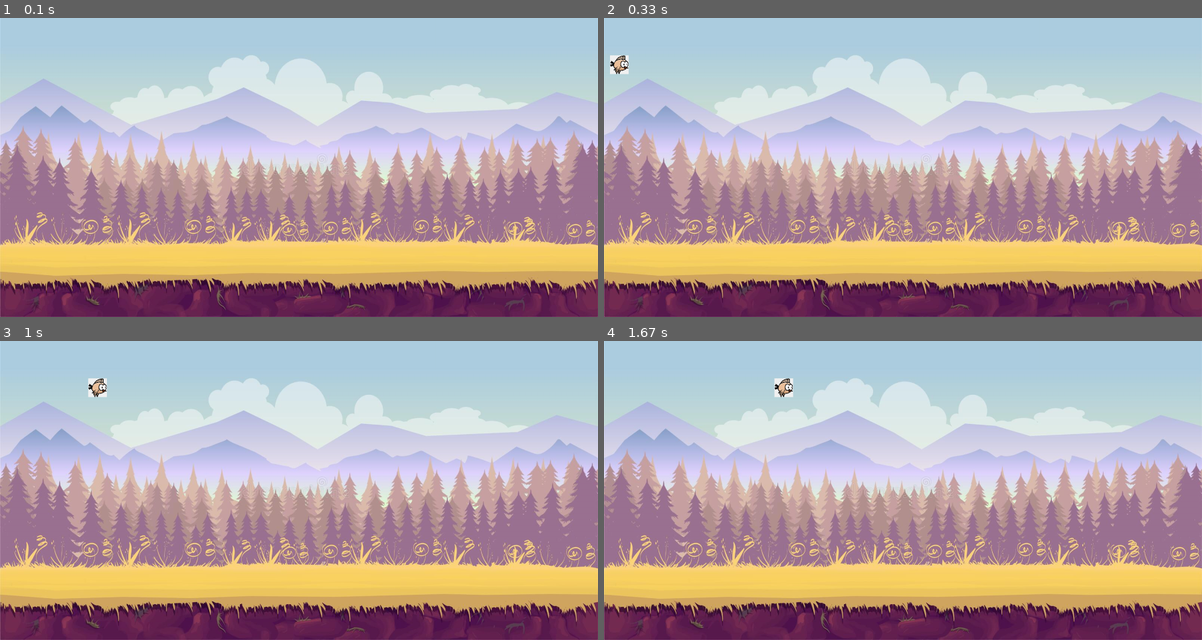
Above: before the commit, frames 1-4 (two rows, left to right).
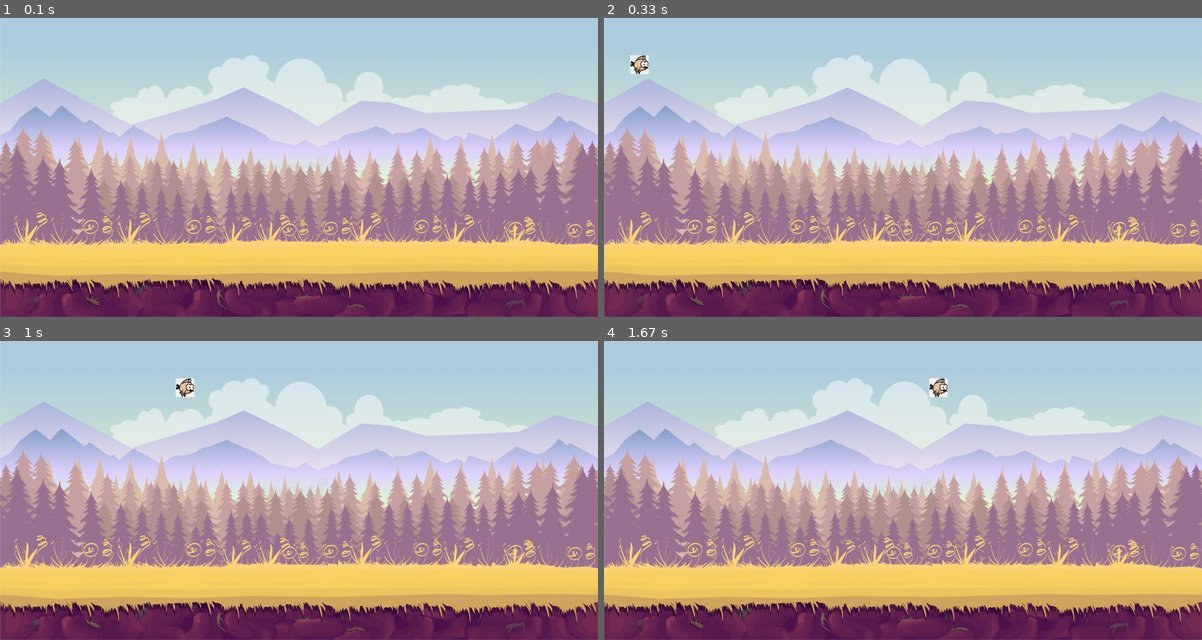
Above: after the commit, the same moments.

Repository: gus-trager/PyGame-DeSoft
Game: pygame game, started from jogo/códigos do jogo.py
The game is run twice, just before and just after one commit, with the same random seed, the same clock (stepped at 60 frames per second) and the same inputs.
Inputs:
- Up to frame 1 (0.1 s): no input
- Up to frame 2 (0.33 s): no input
- Up to frame 3 (1 s): no input
- Up to frame 4 (1.67 s): no input

Frame 1 is identical in both runs. In frame 2, 0.4% of the frame differs, in the area x 1-8%, y 12-19%; in frame 3, 0.4%; in frame 4, 0.4%, in the area x 28-58%, y 12-19%.

Commit message:
commit cria pasta de jogo

Diff:
--- a/jogo/códigos do jogo.py
+++ b/jogo/códigos do jogo.py
@@ -38,10 +38,10 @@
         self.rect.x = random.choice([0 - PASSARO_WIDTH,WINDOW_WIDTH + PASSARO_WIDTH])
         self.rect.y = (100)
         if self.rect.x == (0 - PASSARO_WIDTH):
-            self.speedx = random.randint(10,5)
+            self.speedx = random.randint(20,21)
             self.speedy = 0
         else:
-            self.speedx = random.randint(10,15)
+            self.speedx = random.randint(20,21)
             self.speedy = 0
 
     def update(self):
@@ -51,7 +51,7 @@
         if self.rect.x > (WINDOW_WIDTH + PASSARO_WIDTH):
             self.rect.x = random.choice([0 - PASSARO_WIDTH,WINDOW_WIDTH + PASSARO_WIDTH])
             self.rect.y = (100)
-            self.speedx = random.randint(10,15)
+            self.speedx = random.randint(20,21)
             self.speedy = 0
 
 
